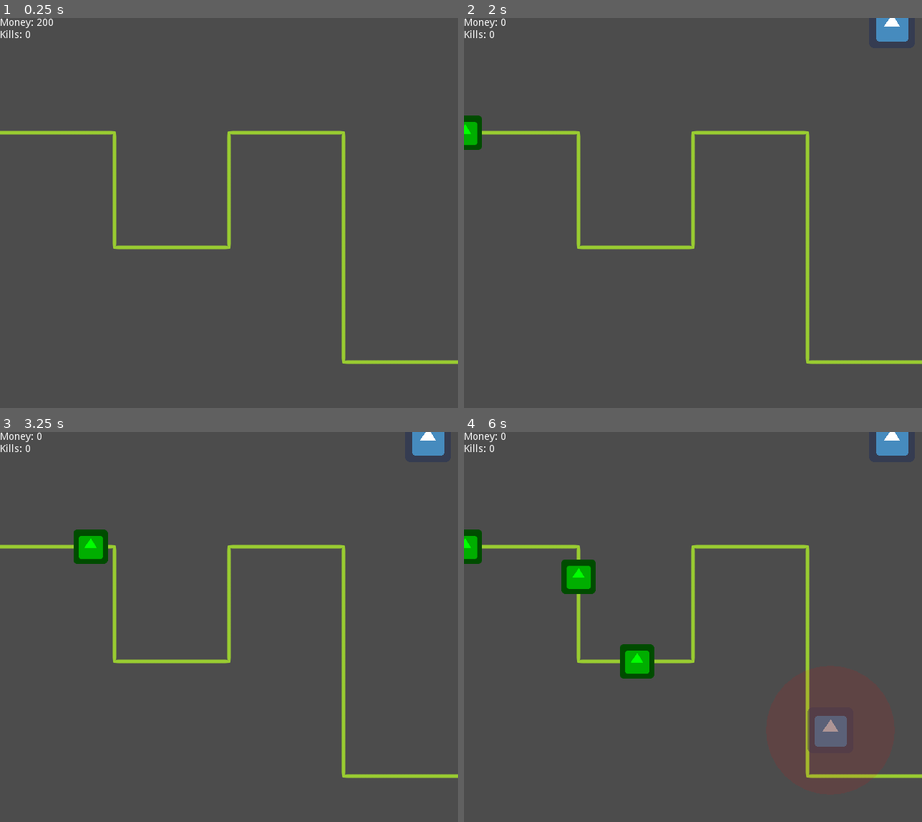
Above: before the commit, frames 1-4 (two rows, left to right).
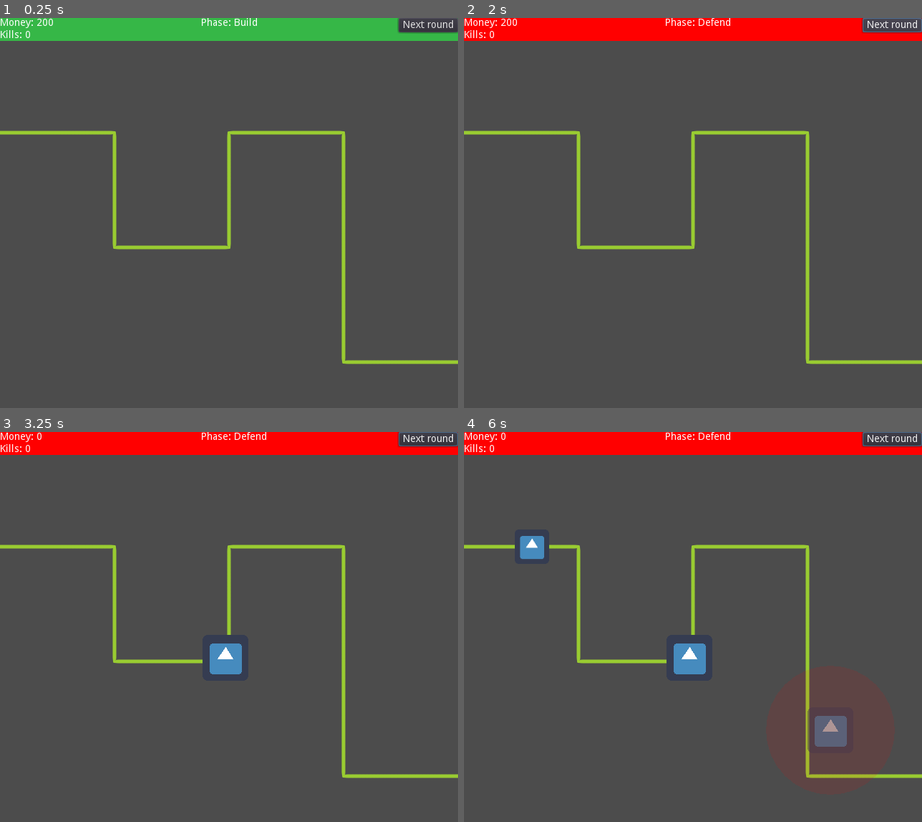
Above: after the commit, the same moments.

Repository: cfreeley/godot-games
Game: Godot game, scene res://Battlefield.tscn
Same seed, same stepped clock (60 frames per second), same inputs: the game is played once before the commit and once after it. The engine's default icon, where the game draws it, is replaced by a stand-in: a white triangle on a blue panel in a dark square.
Inputs (mouse positions are in pixels of both pictures, inside the frame that each line leads up to):
- Up to frame 1 (0.25 s): no input
- Up to frame 2 (2 s): click (894, 25) at 0.5 s, where only the run after the commit has a clickable "Next round"; click (894, 25) at 1.25 s, where only the run after the commit has a clickable "Next round"
- Up to frame 3 (3.25 s): click (430, 439) at 2 s, where only the run after the commit has a clickable "Next round"; move the mouse to (224, 658) at 2.77 s; click (224, 658) at 2.92 s
- Up to frame 4 (6 s): move the mouse to (601, 685) at 3.52 s; click (601, 685) at 3.67 s; move the mouse to (738, 560) at 4.27 s; click (738, 560) at 4.42 s; move the mouse to (670, 751) at 5.02 s; click (670, 751) at 5.17 s; move the mouse to (830, 728) at 5.77 s; click (830, 728) at 5.92 s

The runs differ from the first frame. In frame 1, 5.4% of the frame differs, in the area x 0-100%, y 0-6%; in frame 2, 6.0%; in frame 3, 6.9%; in frame 4, 8.3%, in the area x 0-100%, y 0-64%.

Commit message:
initial formulas

Diff:
--- a/TowerDefense/Battlefield.gd
+++ b/TowerDefense/Battlefield.gd
@@ -9,6 +9,23 @@
 var money = 200
 var kills = 0
 var spawns = 0
+var cur_round = 0
+var in_round = false
+
+var base_dam = 100.0
+var base_cost = 200.0
+var base_fire_rate = .75
+var base_dps = base_dam / base_fire_rate
+var wave_length = 15.0
+var base_en_health = base_dam * 4.0
+var total_en_str = base_dps * wave_length
+var num_enemies = total_en_str / base_en_health
+var spawn_period = wave_length / num_enemies
+var base_en_reward = base_cost / num_enemies
+
+func _ready():
+	print(num_enemies, base_en_reward)
+
 
 func _draw():
 	draw_polyline($EnemyPath.curve.get_baked_points(), Color.yellowgreen, 4, true)
@@ -18,18 +35,28 @@
 		aura_color.a = .1
 		draw_circle(held_tower.position, held_tower.radius, aura_color)
 
-func _on_SpawnTimer_timeout():
-	spawn()
-	$SpawnTimer.wait_time = 2.0 - (2 * ((spawns*spawns)/(2500.0+(spawns*spawns)))) #sigmoid
-	spawns += 1
+func start_wave():
+	in_round = true
+	$SpawnTimer.start(spawn_period)
+	$WaveTimer.start(wave_length)
+	$CanvasLayer/PhaseLabel.text = "Phase: Defend"
+	$CanvasLayer/PhaseStatus.color = Color.red
+
+func end_wave():
+	$CanvasLayer/PhaseLabel.text = "Phase: Build"
+	$CanvasLayer/PhaseStatus.color = Color.green
 
 func spawn():
 	var en = Enemy.instance()
+	en.health = base_en_health
+	en.reward = base_en_reward
 	$EnemyPath.add_child(en)
 
 func buy_tower():
 	if (held_tower.cost <= money):
 		money -= held_tower.cost
+		held_tower.damage = base_dam
+		held_tower.fire_rate = base_fire_rate
 		add_child(held_tower)
 
 func _on_Area2D_input_event(viewport, event, shape_idx):
@@ -44,10 +71,29 @@
 	if (is_mouse_pressed):
 		held_tower = Tower.instance()
 		held_tower.position = event.position
+		held_tower.cost = base_cost
 		update()
 
 func _process(delta):
 	update_label()
 
 func update_label():
-	$CanvasLayer/Label.text = str("Money: ", money, "\nKills: ", kills)
+	$CanvasLayer/StatsLabel.text = str("Money: ", money, "\nKills: ", kills)
+
+func _on_NextWaveButton_pressed():
+	start_wave()
+
+func _on_SpawnTimer_timeout():
+	if (in_round):
+		spawn()
+	elif (get_tree().get_nodes_in_group("enemy").size() == 0):
+		$SpawnTimer.stop()
+		end_wave()
+	else:
+		get_tree().get_nodes_in_group("enemy").size()
+	# $SpawnTimer.wait_time = 2.0 - (2 * ((spawns*spawns)/(2500.0+(spawns*spawns)))) #sigmoid
+	# spawns += 1
+
+
+func _on_WaveTimer_timeout():
+	in_round = false
--- a/TowerDefense/Battlefield.tscn
+++ b/TowerDefense/Battlefield.tscn
@@ -21,7 +21,6 @@
 
 [node name="SpawnTimer" type="Timer" parent="."]
 wait_time = 2.0
-autostart = true
 
 [node name="Area2D" type="Area2D" parent="."]
 
@@ -36,11 +35,38 @@
 
 [node name="CanvasLayer" type="CanvasLayer" parent="."]
 
-[node name="Label" type="Label" parent="CanvasLayer"]
-margin_right = 40.0
-margin_bottom = 14.0
+[node name="PhaseStatus" type="ColorRect" parent="CanvasLayer"]
+anchor_right = 1.0
+margin_bottom = 32.0
+color = Color( 0.215686, 0.721569, 0.282353, 1 )
+
+[node name="StatsLabel" type="Label" parent="CanvasLayer"]
+margin_right = 59.0
+margin_bottom = 31.0
 text = "Kills: 0
 Money: 0"
 
+[node name="NextWaveButton" type="Button" parent="CanvasLayer"]
+anchor_left = 1.0
+anchor_right = 1.0
+margin_left = -83.0
+margin_bottom = 20.0
+text = "Next round"
+
+[node name="PhaseLabel" type="Label" parent="CanvasLayer"]
+anchor_left = 0.5
+anchor_right = 0.5
+margin_left = -39.5
+margin_right = 39.5
+margin_bottom = 14.0
+text = "Phase: Build"
+align = 1
+
+[node name="WaveTimer" type="Timer" parent="."]
+wait_time = 15.0
+one_shot = true
+
 [connection signal="timeout" from="SpawnTimer" to="." method="_on_SpawnTimer_timeout"]
 [connection signal="input_event" from="Area2D" to="." method="_on_Area2D_input_event"]
+[connection signal="pressed" from="CanvasLayer/NextWaveButton" to="." method="_on_NextWaveButton_pressed"]
+[connection signal="timeout" from="WaveTimer" to="." method="_on_WaveTimer_timeout"]
--- a/TowerDefense/Bullet.gd
+++ b/TowerDefense/Bullet.gd
@@ -1,6 +1,6 @@
 extends Node2D
 
-export var damage = 1
+export var damage = 100
 
 var speed = 600
 var direction
--- a/TowerDefense/Enemy.gd
+++ b/TowerDefense/Enemy.gd
@@ -1,9 +1,8 @@
 extends PathFollow2D
 
-var DEFAULT_HEALTH = 3
-var REWARD = 25
+var health = 3
+var reward = 25
 
-var health = DEFAULT_HEALTH
 var health_colors = [Color.green, Color.orange, Color.red]
 
 func _ready():
@@ -15,11 +14,11 @@
 func change_health(val):
 	health += val
 	if (health <= 0):
-		get_parent().owner.money += REWARD
+		get_parent().owner.money += reward
 		get_parent().owner.kills += 1
 		queue_free()
 	else:
-		$Area2D/Sprite.modulate = health_colors[ health_colors.size() - health ] * 1.25
+		# $Area2D/Sprite.modulate = health_colors[ health_colors.size() - health ] * 1.25
 		$Area2D/Sprite.modulate.a = 1
 
 func _on_Area2D_area_entered(area):
--- a/TowerDefense/Tower.gd
+++ b/TowerDefense/Tower.gd
@@ -5,9 +5,12 @@
 var Bullet = preload("res://Bullet.tscn")
 export var cost = 200
 export var radius = 90
+export var damage = 100
+export var fire_rate = .25
 
 func _ready():
 	$Radius/CollisionShape2D.shape.radius = radius
+	$Timer.wait_time = fire_rate
 
 func _on_Timer_timeout():
 	need_reload = false
@@ -29,6 +32,7 @@
 	var bul = Bullet.instance()
 	add_child(bul)
 	bul.direction = (target.global_position-global_position).normalized()
+	bul.damage = damage
 	need_reload = true
 	$Timer.start()
 
